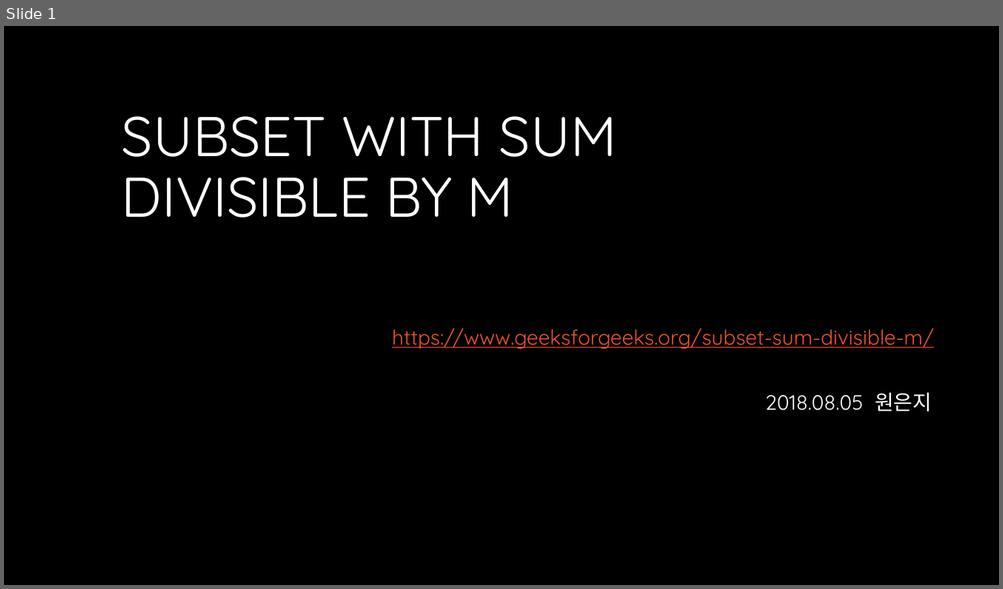
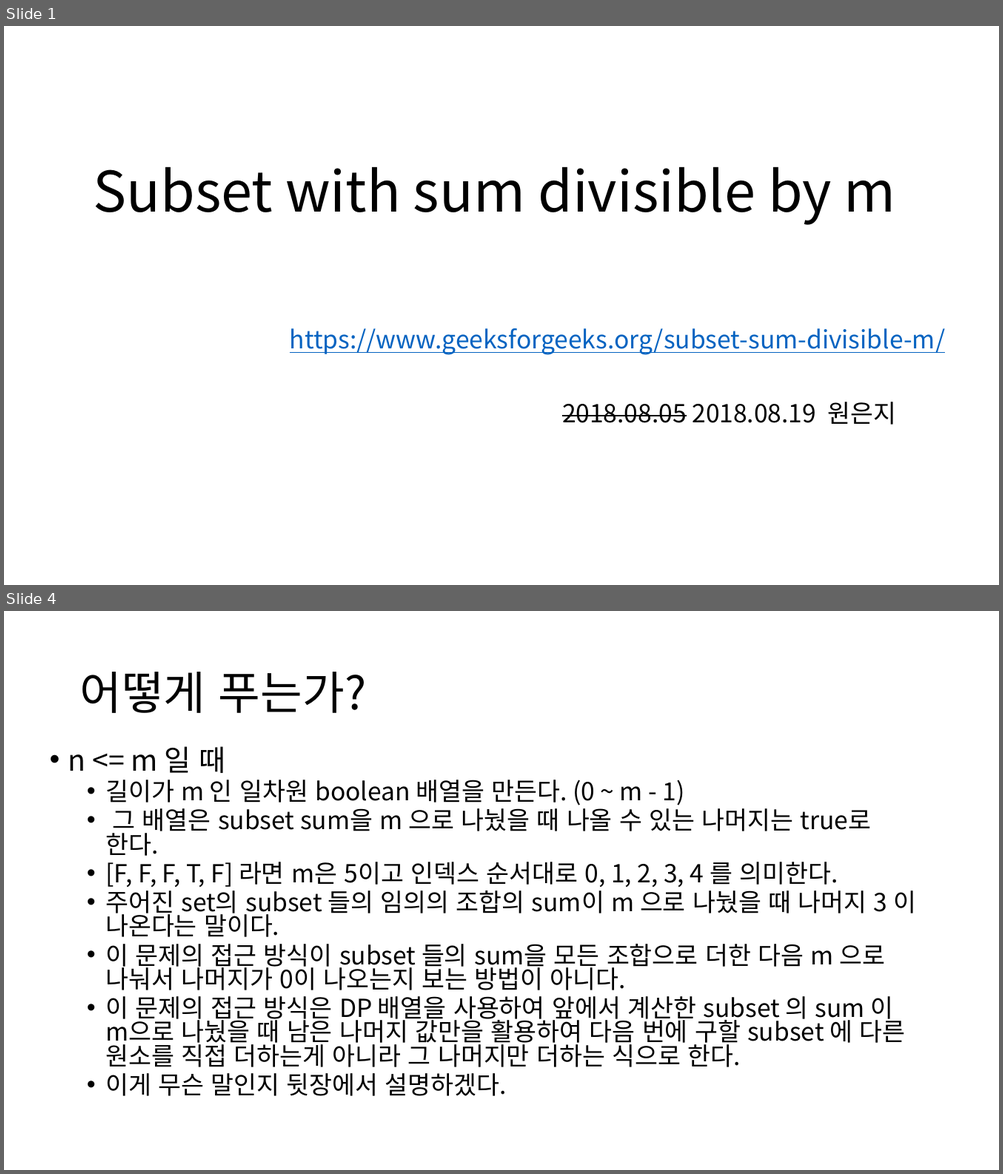
Before and after one commit to eunjiWon/algorithm_study, a slide deck: Subsum.pptx. Shown one above the other, each under a label of ours: slide 1 before the commit, slides 1 and 4 after it; the slides between them are not shown. The pictures are 1003x589 and 1003x1174 pixels, drawn with LibreOffice and Linux fonts; fonts in the diff are those of the drawing; background and template pictures are left out. Boxes give left, top, right and bottom in pixels: in the first picture for what was removed or moved away, otherwise in the second. Text is boxed around its words. In the diff, an @@ line names an element or a change of style, - is before the commit and + after.

```diff
--- a/Subsum.pptx
+++ b/Subsum.pptx
@@ slide 4 added at <box>4,611,999,1170</box>, background #FFFFFF @@
@@ title added at <box>79,672,367,713</box>, 44 pt, text #000000 @@
+어떻게 푸는가?
@@ text added at <box>68,746,916,1096</box>, 24 pt, text #000000 @@
+• n <= m 일 때
+  • 길이가 m 인 일차원 boolean 배열을 만든다. (0 ~ m - 1)
+  • 그 배열은 subset sum을 m 으로 나눴을 때 나올 수 있는 나머지는 true로 한다.
+  • [F, F, F, T, F] 라면 m은 5이고 인덱스 순서대로 0, 1, 2, 3, 4 를 의미한다.
+  • 주어진 set의 subset 들의 임의의 조합의 sum이 m 으로 나눴을 때 나머지 3 이 나온다는 말이다.
+  • 이 문제의 접근 방식이 subset 들의 sum을 모든 조합으로 더한 다음 m 으로 나눠서 나머지가 0이 나오는지 보는 방법이 아니다.
+  • 이 문제의 접근 방식은 DP 배열을 사용하여 앞에서 계산한 subset 의 sum 이 m으로 나눴을 때 남은 나머지 값만을 활용하여 다음 번에 구할 subset 에 다른 원소를 직접 더하는게 아니라 그 나머지만 더하는 식으로 한다.
+  • 이게 무슨 말인지 뒷장에서 설명하겠다.
@@ slide 1 changed as well @@
@@ background #000000 to #FFFFFF @@
@@ title at <box>94,167,896,225</box>: text changed; font Quicksand to Noto Sans CJK KR; text colour #FFFFFF to #000000 @@
-SUBSET WITH SUM DIVISIBLE BY M
+Subset with sum divisible by m
@@ subtitle "https://www.geeksforgeeks.org/subset-sum-divisible-m/": place and size @@
-subtitle "https://www.geeksforgeeks.org/subset-sum-divisible-m/" at <box>392,328,933,412</box>
+subtitle "https://www.geeksforgeeks.org/subset-sum-divisible-m/" at <box>290,329,945,425</box>
@@ subtitle at <box>290,329,945,355</box>: size 20 to 24 pt, font Quicksand to Noto Sans CJK KR, text colour #F0532B to #0563C1 in "https://www.geeksforgeeks.org/subset-sum-divisible-m/"; alignment left to centre @@
@@ subtitle at <box>562,402,896,425</box>: text changed; size 20 to 24 pt; font Quicksand to Noto Sans CJK KR; text colour #FFFFFF to #000000 @@
-2018.08.05 원은지
+2018.08.05 2018.08.19 원은지
```
Also in this commit, not shown: 1 other slide changed, 4 other slides added, 3 slides removed, 10 other files.
